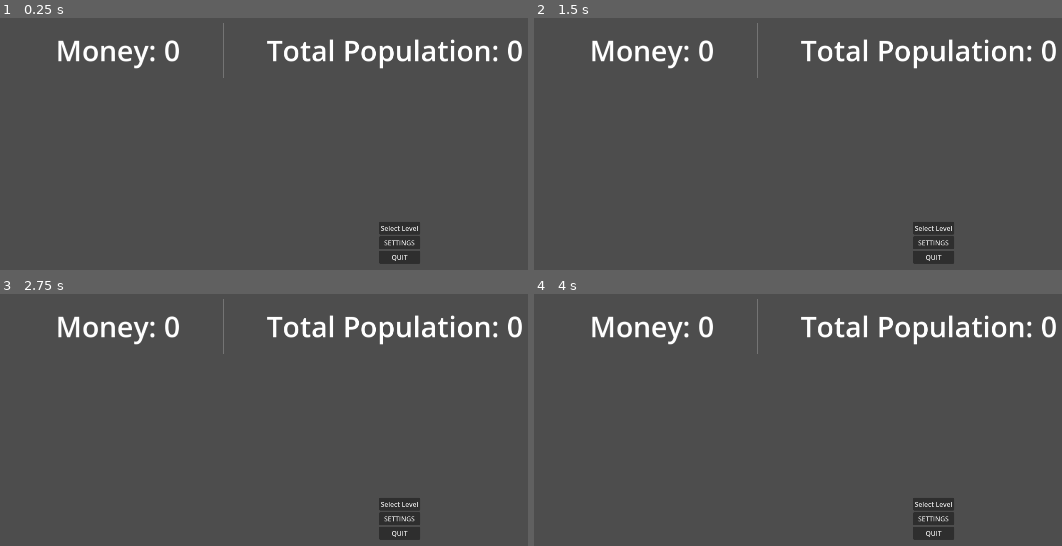
Above: before the commit, frames 1-4 (two rows, left to right).
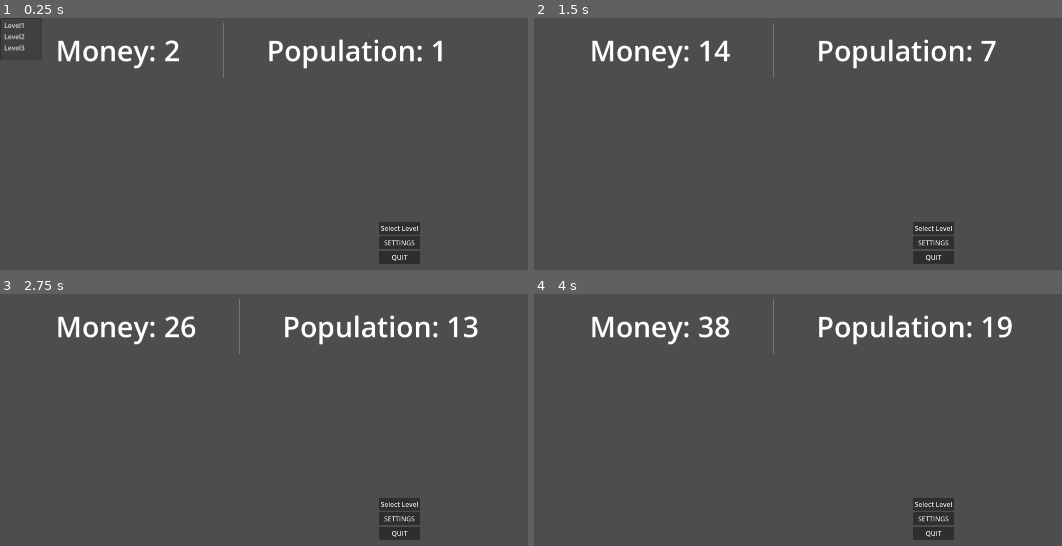
Above: after the commit, the same moments.

Repository: TLS15/FIRSTHIT
Game: Godot game, scene res://Scenes/game_master.tscn
Two runs of this game, one before a commit and one after it. Both use one fixed random seed, a clock stepped at 60 frames per second and the inputs below.
Inputs (mouse positions are in pixels of both pictures, inside the frame that each line leads up to):
- Up to frame 1 (0.25 s): no input
- Up to frame 2 (1.5 s): move the mouse to (outside the picture) at 0.52 s; click (outside the picture) at 0.67 s; drag from (771, 264) to (outside the picture) at 1.27 s
- Up to frame 3 (2.75 s): move the mouse to (480, 420) at 2.02 s; click (480, 420) at 2.17 s
- Up to frame 4 (4 s): click "SETTINGS" at 2.75 s; drag from (outside the picture) to (692, 450) at 3.52 s

The runs differ from the first frame. In frame 1, 2.3% of the frame differs, in the area x 0-99%, y 0-21%; in frame 2, 2.1%; in frame 3, 2.2%; in frame 4, 2.2%.

Commit message:
implemented wincondition

Diff:
--- a/Scenes/castle.tscn
+++ b/Scenes/castle.tscn
@@ -18,6 +18,5 @@
 position = Vector2(-1.5, 10.5)
 shape = SubResource("RectangleShape2D_r1mkv")
 
-[connection signal="await_connection" from="." to="." method="_on_await_connection"]
 [connection signal="input_event" from="Area2D" to="." method="_on_area_2d_input_event"]
 [connection signal="mouse_entered" from="Area2D" to="." method="_on_area_2d_mouse_entered"]
--- a/Scenes/game_master.tscn
+++ b/Scenes/game_master.tscn
@@ -12,10 +12,6 @@
 
 [node name="GameMaster" type="Node2D" unique_id=1072663693]
 script = ExtResource("1_yy1gc")
-
-[node name="LevelManager" parent="." unique_id=837912548 instance=ExtResource("1_5yk56")]
-process_mode = 4
-position = Vector2(0, 2)
 
 [node name="UIMaster" type="Control" parent="." unique_id=1970694081]
 layout_mode = 3
@@ -51,6 +47,7 @@
 [node name="SelectLevel" type="PopupMenu" parent="UIMaster/MainMenu/VBoxContainer/Levels" unique_id=576266424]
 oversampling_override = 1.0
 title = "Select Level"
+visible = true
 accessibility_name = "Select Level"
 script = ExtResource("3_djvcl")
 
@@ -90,5 +87,7 @@
 text = "Total Population: 0"
 label_settings = SubResource("LabelSettings_djvcl")
 
+[node name="LevelManager" parent="." unique_id=837912548 instance=ExtResource("1_5yk56")]
+
 [connection signal="index_pressed" from="UIMaster/MainMenu/VBoxContainer/Levels/SelectLevel" to="." method="_on_select_level_index_pressed"]
 [connection signal="pressed" from="UIMaster/MainMenu/VBoxContainer/Quit" to="." method="_on_quit_pressed"]
--- a/Scripts/castle.gd
+++ b/Scripts/castle.gd
@@ -3,24 +3,16 @@
 @export var tower_data: TowerResource
 @export var occupants: int
 @export var available_connections: int = 50
+@export var affiliation: TowerResource.Players
 var connections: Array[int]
 
 signal press_received(tower_id)
-
-
-# Called when the node enters the scene tree for the first time.
-func _ready() -> void:
-	pass # Replace with function body.
-
-
-# Called every frame. 'delta' is the elapsed time since the previous frame.
-func _process(delta: float) -> void:
-	pass
 
 func assign_resource(resource: TowerResource):
 	tower_data = resource
 	position = tower_data.location
 	occupants = tower_data.occupants
+	affiliation = tower_data.affiliation
 
 
 
--- a/Scripts/connection_line.gd
+++ b/Scripts/connection_line.gd
@@ -3,7 +3,7 @@
 @export var dragging = true
 
 # Called when the node enters the scene tree for the first time.
-func _ready() -> void:
+func _ready() -> void: # removing the underscore breaks the functions
 	start_point = get_global_mouse_position()
 	set_point_position(0, get_local_mouse_position())
 
--- a/Scripts/level_manager.gd
+++ b/Scripts/level_manager.gd
@@ -6,6 +6,7 @@
 var id_awaiting_connection = -1
 var tower_connections := {}
 var connection_lines = []
+var towers = []
 
 @export var money: float = 0
 @export var population: int
@@ -22,6 +23,7 @@
 	population += calc_reproduction()
 	$"../UIMaster/UILevel/HBoxContainer/Money".text = "Money: %.0f" % money
 	$"../UIMaster/UILevel/HBoxContainer/Population".text = "Population: " + str(population)
+	check_win_condition()
 
 func calc_revenue() -> float:
 	return 10.0 * TICK_TIME
@@ -39,6 +41,7 @@
 		instance.tower_id = towers_assigned
 		towers_assigned += 1
 		instance.press_received.connect(on_tower_press_received)
+		towers.append(instance)
 		population += instance.occupants
 
 func on_tower_press_received(id: int):
@@ -48,7 +51,7 @@
 		var instance = load("res://Scenes/Connection_Line.tscn").instantiate()
 		add_child(instance)
 		connection_lines.append(instance)
-		#instance.position = get_global_mouse_position()
+
 	else:
 		connection_lines[-1].dragging = false
 		var tower_key_value = tower_connections.get_or_add(id_awaiting_connection, [])
@@ -57,3 +60,13 @@
 		else:
 			tower_key_value.append(id)
 		id_awaiting_connection = -1
+
+func check_win_condition() -> bool:
+	# Conquered all towers
+	var fulfilled = true
+	for tower in towers:
+		if tower.affiliation  != TowerResource.Players.BLUE:
+			fulfilled = false
+	print(fulfilled)
+
+	return fulfilled
--- a/Scripts/levels.gd
+++ /dev/null
@@ -1,11 +0,0 @@
-extends MenuBar
-
-
-# Called when the node enters the scene tree for the first time.
-func _ready() -> void:
-	pass # Replace with function body.
-
-
-# Called every frame. 'delta' is the elapsed time since the previous frame.
-func _process(delta: float) -> void:
-	pass
--- a/Scripts/select_level.gd
+++ b/Scripts/select_level.gd
@@ -2,7 +2,7 @@
 
 
 # Called when the node enters the scene tree for the first time.
-func _ready() -> void:
+func _ready() -> void: # removing the underscore breaks the function
 	var levels_available: int = ResourceLoader.list_directory("res://LevelData").size()
 
 	var i: int = 0
Not shown, added: Scenes/level_manager.tscn1798354819.tmp
